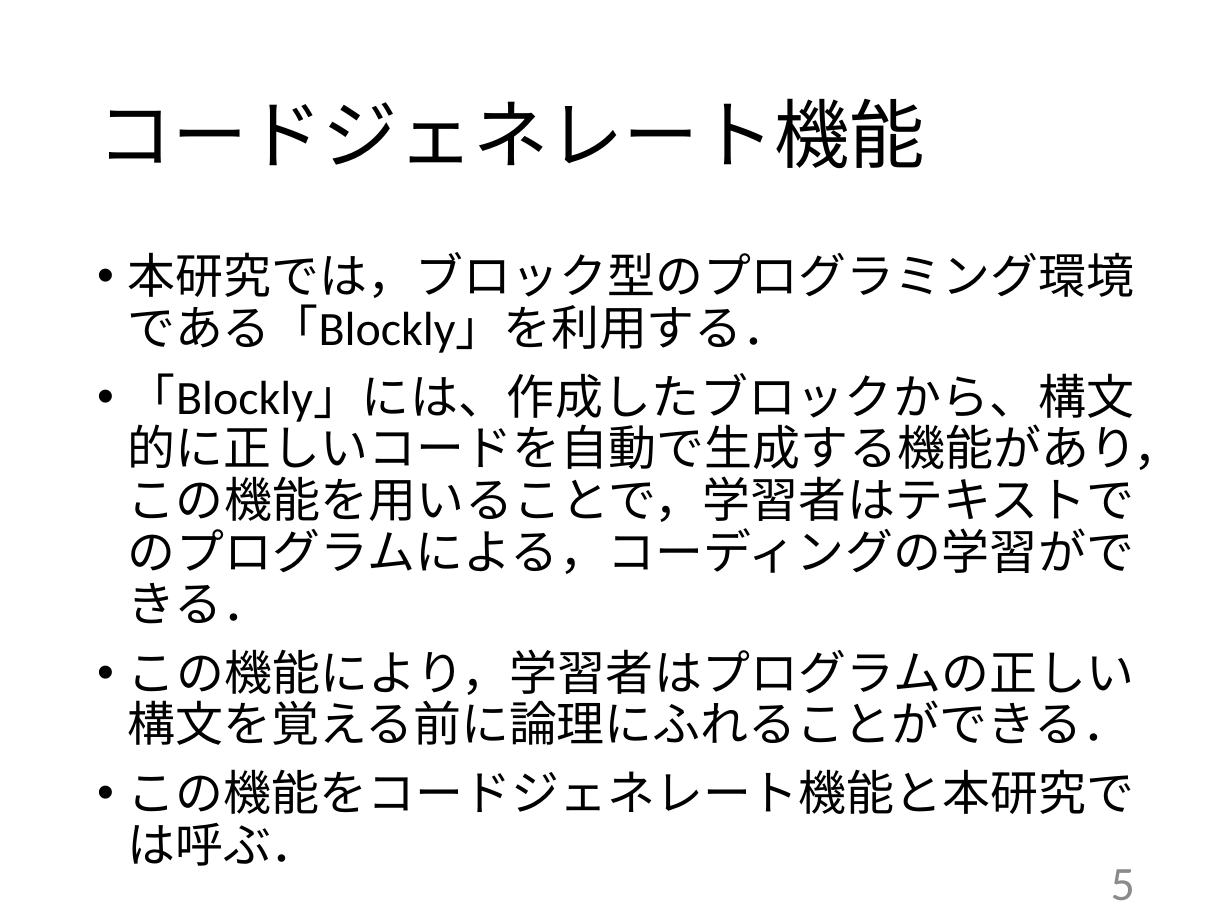
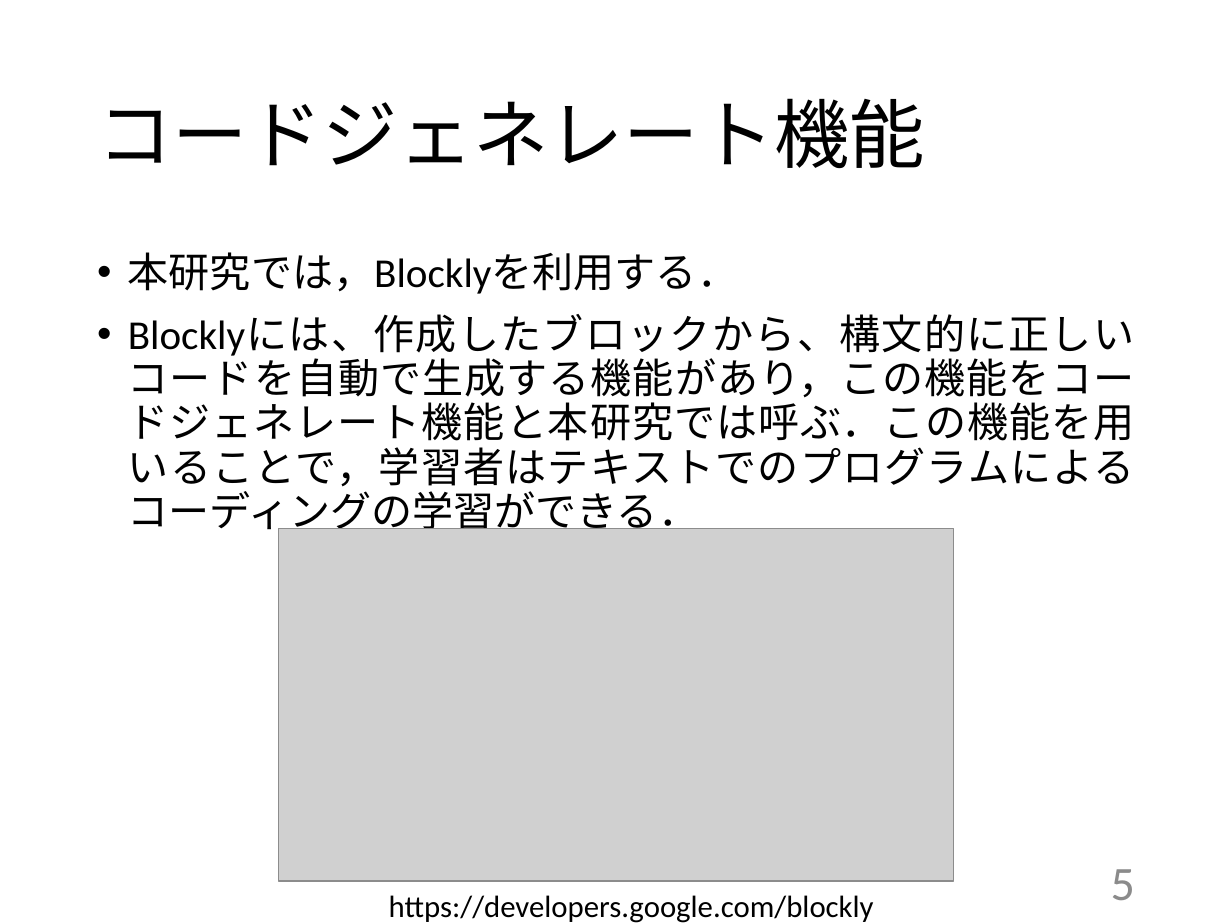
Before and after one commit to kait-takanolab/1821121-shimaoka-thesis, a slide deck: slide 5 of 1821121_shimaoka_tyuukan.pptx. Drawn at 1232x924 pixels with LibreOffice and Linux fonts; fonts in the diff are those of the drawing; grey boxes stand for pictures. Boxes give left, top, right and bottom in pixels: in the first picture for what was removed or moved away, otherwise in the second. Text is boxed around its words. In the diff, an @@ line names an element or a change of style, - is before the commit and + after.

```diff
--- a/1821121_shimaoka_tyuukan.pptx
+++ b/1821121_shimaoka_tyuukan.pptx
@@ text at (128, 252, 1135, 537): text changed; size 28 to 24 pt @@
-• 本研究では，ブロック型のプログラミング環境である「Blockly」を利用する．
-• 「Blockly」には、作成したブロックから、構文的に正しいコードを自動で生成する機能があり，この機能を用いることで，学習者はテキストでのプログラムによる，コーディングの学習ができる．
-• この機能により，学習者はプログラムの正しい構文を覚える前に論理にふれることができる．
-• この機能をコードジェネレート機能と本研究では呼ぶ．
+• 本研究では，Blocklyを利用する．
+• Blocklyには、作成したブロックから、構文的に正しいコードを自動で生成する機能があり，この機能をコードジェネレート機能と本研究では呼ぶ．この機能を用いることで，学習者はテキストでのプログラムによるコーディングの学習ができる．
@@ picture added at (278, 529, 954, 881) @@
@@ text added at (389, 895, 874, 923), 18 pt, text #000000 @@
+https://developers.google.com/blockly
```
Also in this commit, not shown: 8 other slides changed, 1 slide removed.
